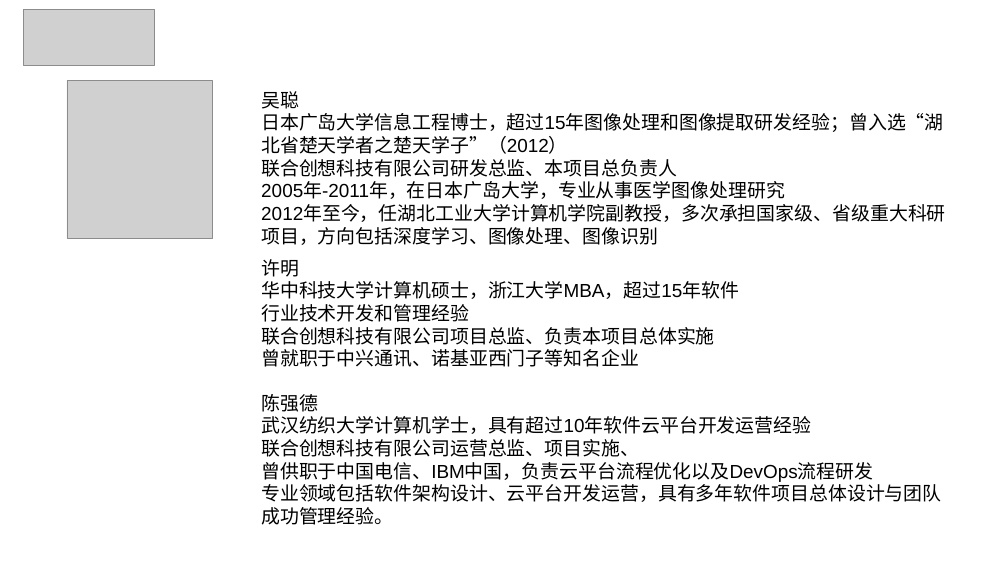
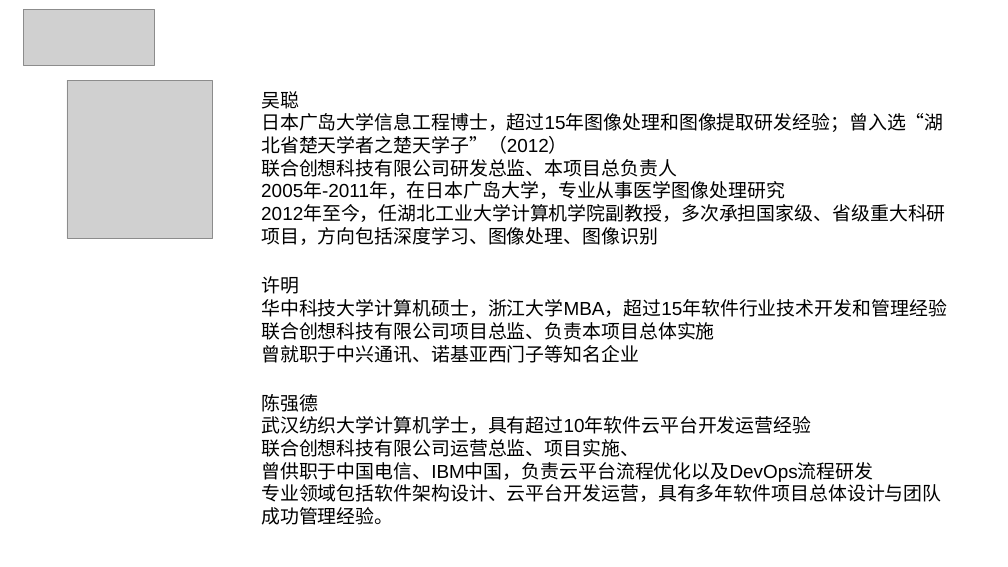
Before and after one commit to oidipous/3551--, a slide deck: slide 5 of 联合创想3551答辩20180704_LP edited.pptx. Drawn at 1008x567 pixels with LibreOffice and Linux fonts; fonts in the diff are those of the drawing; grey boxes stand for pictures; background and template pictures are left out. Boxes give left, top, right and bottom in pixels: in the first picture for what was removed or moved away, otherwise in the second. Text is boxed around its words. In the diff, an @@ line names an element or a change of style, - is before the commit and + after.

```diff
--- a/联合创想3551答辩20180704_LP edited.pptx
+++ b/联合创想3551答辩20180704_LP edited.pptx
@@ text "许明" rewrapped from (261,259,739,367) to (261,276,947,363) @@
```
Also in this commit, not shown: 7 other slides changed, 3 slides added, 3 other files.
